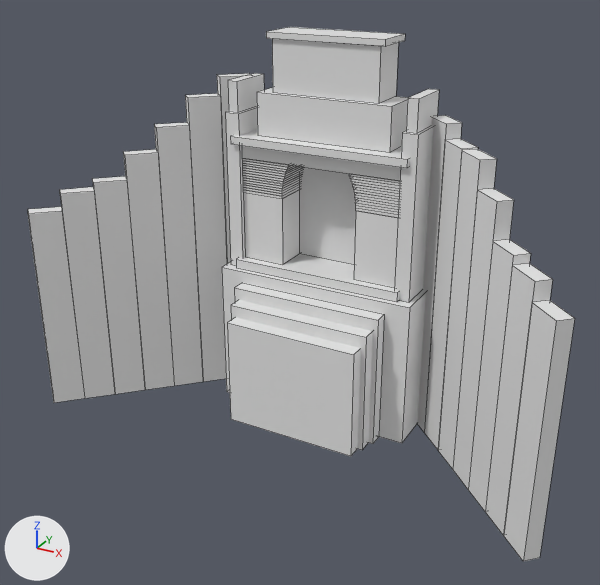
Before and after pictures for a commit that changed the OBJ model assets/hearth/hearth_corner.obj.
Camera for both pictures: a 50 mm camera at (71.1, -141.5, 94.9) aimed at (1.4, -14.8, 31.5). Lighting does not change. The marker at lower left points along +X, +Y and +Z. The first picture is the older version. Mesh edges are drawn as thin lines. Where no turn or scale is listed for an object, it has been applied to the vertices. Vertices at exactly the same position are counted once.

The first picture shows 'hearth_corner'.
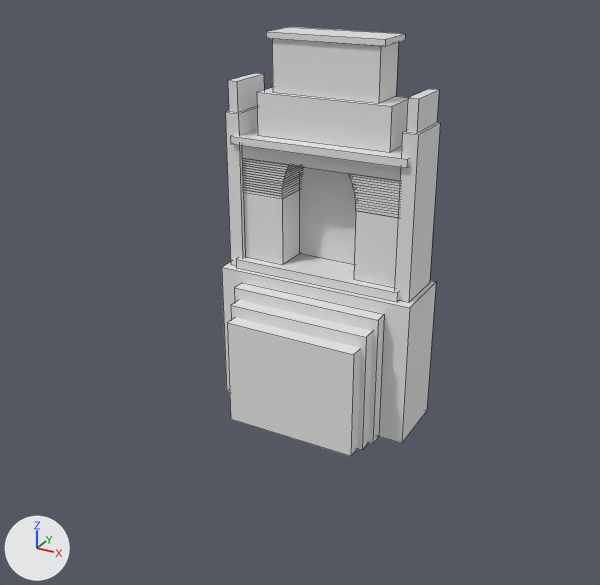
Changed parts and their boxes (x1, y1, x2, y2) in the pictures (600 x 585 px):
'hearth_corner', reshaped (60% narrower, 20% shorter): before (28, 27, 575, 561); after (222, 27, 440, 456)
part 1 of me_hearth_corner, deleted: before (28, 73, 575, 561)

Diff of the bpy script that builds the scene:
```diff
--- a/assets/hearth/hearth_corner.obj.py
+++ b/assets/hearth/hearth_corner.obj.py
@@ me_hearth_corner @@
 # used by ob_hearth_corner; location = (0.0, 0.0, 0.0)
-me_hearth_corner.from_pydata(...)  # 412 vertices, 295 faces; spans x -53.6..53.6, y -30.1..6.0, z 0.0..77.2
+me_hearth_corner.from_pydata(...)  # 300 vertices, 211 faces; spans x -21.0..21.0, y -17.0..6.0, z 0.0..77.2
+# me_hearth_corner part 1: 14 loose pieces with 112 vertices, spanning x -53.6..53.6, y -30.1..4.6, z 0.0..67.8, are deleted
```
